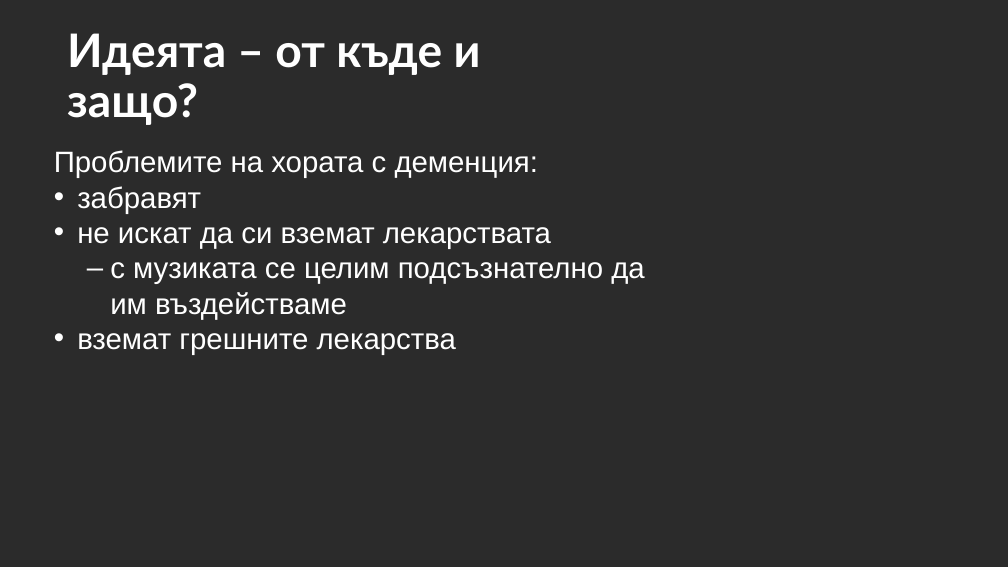
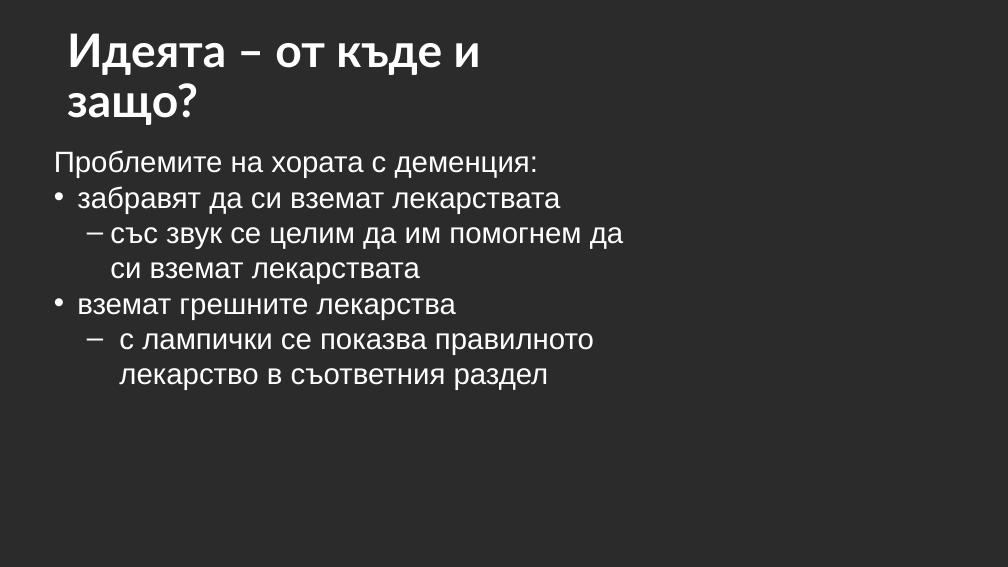
Before and after one commit to VicRattlehead502/Medicine-Man, a slide deck: slide 3 of Prezentaciq.pptx (slide 4 before the commit). Drawn at 1008x567 pixels with LibreOffice and Linux fonts; fonts in the diff are those of the drawing; background and template pictures are left out; a plain dark background stands for a picture behind light text. Boxes give left, top, right and bottom in pixels: in the first picture for what was removed or moved away, otherwise in the second. Text is boxed around its words. In the diff, an @@ line names an element or a change of style, - is before the commit and + after.

Commit message:
final final presentation

```diff
--- a/Prezentaciq.pptx
+++ b/Prezentaciq.pptx
@@ text at bbox=[77, 186, 623, 284]: text changed @@
-• забравят
-• не искат да си вземат лекарствата
-  – с музиката се целим подсъзнателно да им въздействаме
+• забравят да си вземат лекарствата
+  – със звук се целим да им помогнем да си вземат лекарствата
@@ text at bbox=[119, 333, 594, 390]: paragraph added @@
+  – с лампички се показва правилното лекарство в съответния раздел
```
Also in this commit, not shown: 6 other slides changed.
